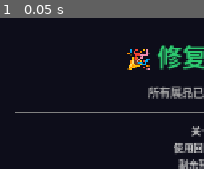
Above: before the commit, frame 1.
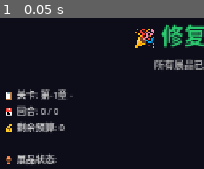
Above: after the commit, the same moment.

Repository: Moonset-Account/solo-527
Game: Godot game, scene res://scenes/settlement.tscn
The game is run twice, just before and just after one commit, with the same random seed, the same clock (stepped at 60 frames per second) and the same inputs. This scene is started directly instead of the project's main scene.
Inputs:
- Up to frame 1 (0.05 s): no input

The runs differ from the first frame. In frame 1, 15% of the frame differs, in the area x 2-100%, y 3-100%.

Commit message:
chore: automation round 5 for q-1031

Diff:
--- a/museum_card_game/scripts/ui/game_board.gd
+++ b/museum_card_game/scripts/ui/game_board.gd
@@ -321,7 +321,11 @@
 	btn_full_heal.pressed.connect(func():
 		for ex in GameManager.exhibits:
 			ex["current_condition"] = ex["max_condition"]
-		_refresh_all()
+		if GameManager.check_win():
+			GameManager.level_completed.emit(GameManager.current_level_id, true)
+			GameManager.change_state(GameManager.GameState.SETTLEMENT)
+		else:
+			_refresh_all()
 	)
 	inner.add_child(btn_full_heal)
 
@@ -335,7 +339,11 @@
 	btn_kill.pressed.connect(func():
 		if GameManager.exhibits.size() > 0:
 			GameManager.exhibits[0]["current_condition"] = 0
-		_refresh_all()
+			if GameManager.check_loss():
+				GameManager.level_completed.emit(GameManager.current_level_id, false)
+				GameManager.change_state(GameManager.GameState.SETTLEMENT)
+			else:
+				_refresh_all()
 	)
 	inner.add_child(btn_kill)
 
--- a/museum_card_game/scripts/ui/settlement.gd
+++ b/museum_card_game/scripts/ui/settlement.gd
@@ -1,9 +1,9 @@
 extends Control
 
-var _result_vbox: VBoxContainer
 var _title_label: Label
 var _subtitle_label: Label
 var _stats_label: Label
+var _goal_label: Label
 var _reward_container: VBoxContainer
 var _reward_card_label: Label
 var _reward_desc_label: Label
@@ -37,35 +37,40 @@
 	var center = VBoxContainer.new()
 	center.set_anchors_preset(Control.PRESET_CENTER)
 	center.alignment = BoxContainer.ALIGNMENT_CENTER
-	center.add_theme_constant_override("separation", 16)
-	center.custom_minimum_size = Vector2(600, 500)
-	center.position = Vector2(340, 110)
+	center.add_theme_constant_override("separation", 10)
+	center.custom_minimum_size = Vector2(640, 580)
+	center.position = Vector2(320, 70)
 	add_child(center)
 
 	_title_label = Label.new()
 	_title_label.horizontal_alignment = HORIZONTAL_ALIGNMENT_CENTER
-	_title_label.add_theme_font_size_override("font_size", 40)
+	_title_label.add_theme_font_size_override("font_size", 36)
 	center.add_child(_title_label)
 
 	_subtitle_label = Label.new()
 	_subtitle_label.horizontal_alignment = HORIZONTAL_ALIGNMENT_CENTER
-	_subtitle_label.add_theme_font_size_override("font_size", 18)
+	_subtitle_label.add_theme_font_size_override("font_size", 16)
 	_subtitle_label.add_theme_color_override("font_color", Color("#aaaaaa"))
 	center.add_child(_subtitle_label)
 
-	var sep = HSeparator.new()
-	center.add_child(sep)
+	var sep1 = HSeparator.new()
+	center.add_child(sep1)
 
 	_stats_label = Label.new()
-	_stats_label.horizontal_alignment = HORIZONTAL_ALIGNMENT_CENTER
-	_stats_label.add_theme_font_size_override("font_size", 16)
+	_stats_label.add_theme_font_size_override("font_size", 15)
 	_stats_label.add_theme_color_override("font_color", Color("#cccccc"))
 	_stats_label.autowrap_mode = TextServer.AUTOWRAP_WORD_SMART
 	center.add_child(_stats_label)
 
+	_goal_label = Label.new()
+	_goal_label.horizontal_alignment = HORIZONTAL_ALIGNMENT_CENTER
+	_goal_label.add_theme_font_size_override("font_size", 16)
+	_goal_label.autowrap_mode = TextServer.AUTOWRAP_WORD_SMART
+	center.add_child(_goal_label)
+
 	_reward_container = VBoxContainer.new()
 	_reward_container.alignment = BoxContainer.ALIGNMENT_CENTER
-	_reward_container.add_theme_constant_override("separation", 8)
+	_reward_container.add_theme_constant_override("separation", 6)
 	center.add_child(_reward_container)
 
 	var reward_header = Label.new()
@@ -91,7 +96,7 @@
 	_reward_container.visible = false
 
 	var spacer = Control.new()
-	spacer.custom_minimum_size = Vector2(0, 20)
+	spacer.custom_minimum_size = Vector2(0, 16)
 	center.add_child(spacer)
 
 	var btn_hbox = HBoxContainer.new()
@@ -136,13 +141,18 @@
 		_title_label.text = "💔 修复失败"
 		_title_label.add_theme_color_override("font_color", Color("#e94560"))
 		if GameManager.turn_number > GameManager.max_turns:
-			_subtitle_label.text = "回合数已耗尽！"
+			_subtitle_label.text = "回合数已耗尽！展品未能及时修复。"
 		else:
-			_subtitle_label.text = "有展品的状态降到了0！"
+			var dead_names: Array = []
+			for ex in GameManager.exhibits:
+				if int(ex.get("current_condition", 0)) <= 0:
+					dead_names.append(ex.get("name", "???"))
+			_subtitle_label.text = "展品损坏！" + " ".join(dead_names) + " 的状态降到了0。"
 		_btn_next.visible = false
 		_reward_container.visible = false
 
 	_build_stats()
+	_build_goal()
 
 	_btn_retry.visible = true
 
@@ -167,10 +177,11 @@
 
 func _build_stats() -> void:
 	var stats_text = ""
-	stats_text += "关卡: " + _level_data.get("name", "") + "\n"
-	stats_text += "使用回合: " + str(GameManager.turn_number) + "/" + str(GameManager.max_turns) + "\n"
-	stats_text += "剩余预算: " + str(GameManager.budget) + "\n"
-
+	stats_text += "📋 关卡: 第" + str(GameManager.current_level_id) + "章 - " + _level_data.get("name", "") + "\n"
+	stats_text += "📅 回合: " + str(GameManager.turn_number) + " / " + str(GameManager.max_turns) + "\n"
+	stats_text += "💰 剩余预算: " + str(GameManager.budget) + "\n"
+
+	stats_text += "\n🏺 展品状态:\n"
 	var total_points = 0
 	var total_condition = 0
 	var total_max = 0
@@ -181,24 +192,74 @@
 		total_max += max_c
 		if cond >= max_c:
 			total_points += int(ex.get("point_value", 0))
-		stats_text += ex.get("name", "???") + ": " + str(cond) + "/" + str(max_c) + "\n"
-
-	stats_text += "\n获得分值: " + str(total_points)
-
-	var rating = ""
-	if _is_victory:
-		var efficiency = float(total_condition) / float(max(total_max, 1))
-		if efficiency >= 1.0 and GameManager.budget >= 5:
-			rating = "⭐⭐⭐ 完美修复！"
-		elif efficiency >= 0.8:
-			rating = "⭐⭐ 良好修复"
+		var status_icon = "✅" if cond >= max_c else ("❌" if cond <= 0 else "🔧")
+		var deg = int(ex.get("degradation_rate", 0))
+		stats_text += "  " + status_icon + " " + ex.get("name", "???") + ": " + str(cond) + "/" + str(max_c)
+		if cond > 0 and cond < max_c:
+			stats_text += " (每回合-" + str(deg) + ")"
+		stats_text += "\n"
+
+	var ratio = float(total_condition) / float(max(total_max, 1))
+	stats_text += "\n🏆 修复进度: " + str(total_condition) + "/" + str(total_max) + " (" + str(int(ratio * 100)) + "%)"
+	stats_text += "\n💎 获得分值: " + str(total_points)
+
+	if _is_victory:
+		stats_text += "\n\n⭐ 评级: "
+		if ratio >= 1.0 and GameManager.budget >= 5:
+			stats_text += "⭐⭐⭐ 完美修复！"
+		elif ratio >= 0.8:
+			stats_text += "⭐⭐ 良好修复"
 		else:
-			rating = "⭐ 勉强过关"
-		stats_text += "\n\n评级: " + rating
+			stats_text += "⭐ 勉强过关"
 
 	_stats_label.text = stats_text
 
+func _build_goal() -> void:
+	var goal_text = ""
+
+	if _is_victory:
+		var next_id = GameManager.current_level_id + 1
+		var next_level = LevelDatabase.get_level(next_id)
+		if not next_level.is_empty():
+			var reward_card_id = _level_data.get("reward_card", "")
+			var card_info = ""
+			if not reward_card_id.is_empty():
+				var card_data = CardDatabase.get_card(reward_card_id)
+				if not card_data.is_empty():
+					card_info = "\n新卡牌「" + card_data.get("name", "") + "」已加入牌组！"
+			goal_text = "🎯 下一步: 进入第" + str(next_id) + "章「" + next_level.get("name", "") + "」" + card_info
+		else:
+			goal_text = "🎯 恭喜！你已完成所有关卡！"
+	else:
+		goal_text = "🎯 下一步: 重新挑战第" + str(GameManager.current_level_id) + "章「" + _level_data.get("name", "") + "」"
+		var tip = _get_failure_tip()
+		if not tip.is_empty():
+			goal_text += "\n💡 提示: " + tip
+
+	_goal_label.text = goal_text
+	if _is_victory:
+		_goal_label.add_theme_color_override("font_color", Color("#2ecc71"))
+	else:
+		_goal_label.add_theme_color_override("font_color", Color("#f39c12"))
+
+func _get_failure_tip() -> String:
+	var tips: Array = []
+	if GameManager.budget <= 1:
+		tips.append("预算不足时，优先使用追加预算卡或低费工具卡")
+	var dead_count = 0
+	for ex in GameManager.exhibits:
+		if int(ex.get("current_condition", 0)) <= 0:
+			dead_count += 1
+	if dead_count > 0:
+		tips.append("展品状态为0即失败，注意优先修复濒危展品")
+	if GameManager.turn_number > GameManager.max_turns:
+		tips.append("回合有限，不要犹豫，尽快出牌修复展品")
+	if tips.is_empty():
+		tips.append("合理分配预算，优先处理恶化速率高的展品")
+	return tips[randi() % tips.size()]
+
 func _on_retry() -> void:
+	print("[SETTLEMENT] retry clicked, level_id=", GameManager.current_level_id)
 	GameManager.retry_level()
 
 func _on_next() -> void:
